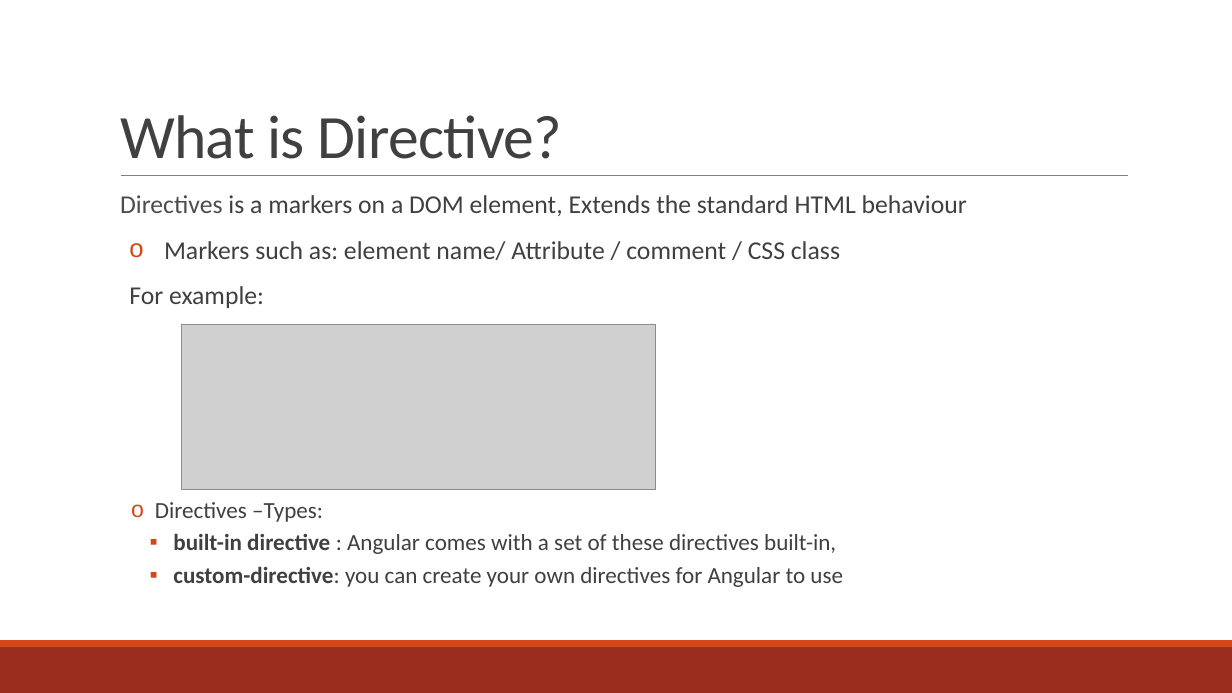
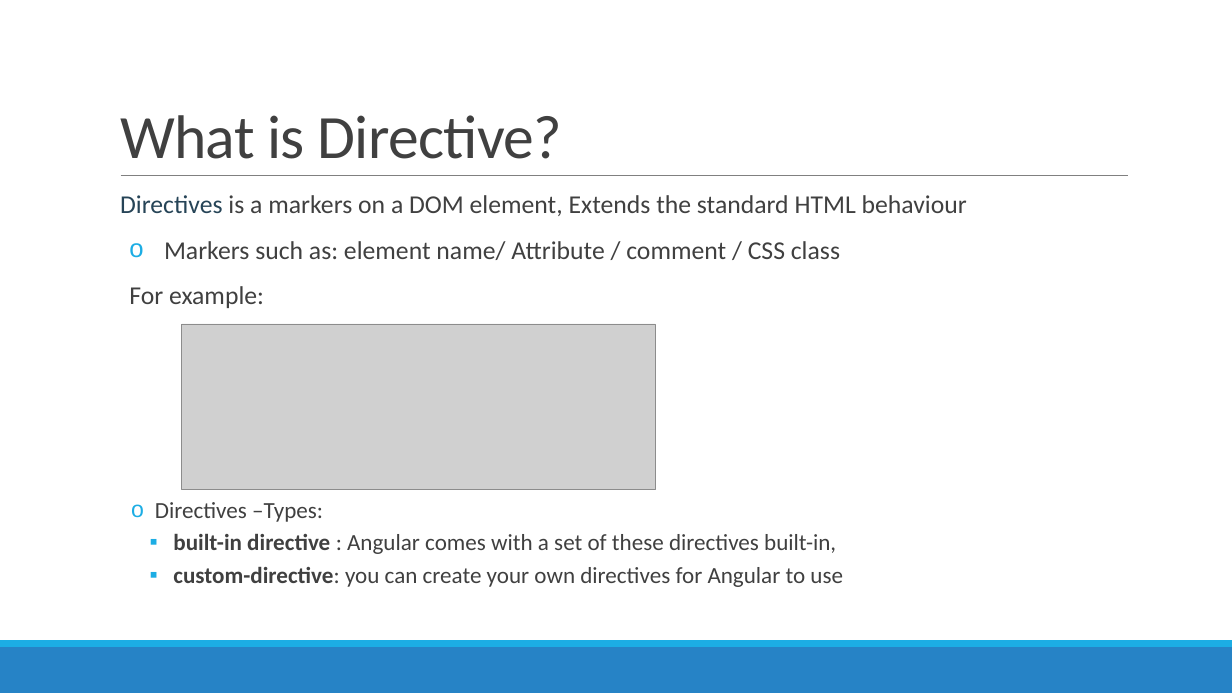
Before and after one commit to rivkiaizen/PhotoGalery, a slide deck: slide 5 of PhotoGalery/AngularJS-directive - final.pptx. Drawn at 1232x693 pixels with LibreOffice and Linux fonts; fonts in the diff are those of the drawing; grey boxes stand for pictures; background and template pictures are left out. Boxes give left, top, right and bottom in pixels: in the first picture for what was removed or moved away, otherwise in the second. Text is boxed around its words. In the diff, an @@ line names an element or a change of style, - is before the commit and + after.

```diff
--- a/PhotoGalery/AngularJS-directive - final.pptx
+++ b/PhotoGalery/AngularJS-directive - final.pptx
@@ text at (120,195,967,587): text colour #4F4B4B to #264457 in "Directives"; bullet colour #D34817 to #1CADE4 @@
@@ rectangle at (0,647,1232,693): fill #9B2D1F to #2683C6 @@
@@ rectangle at (0,640,1232,647): fill #D34817 to #1CADE4 @@
```
Also in this commit, not shown: 53 other slides changed, 3 other files.
